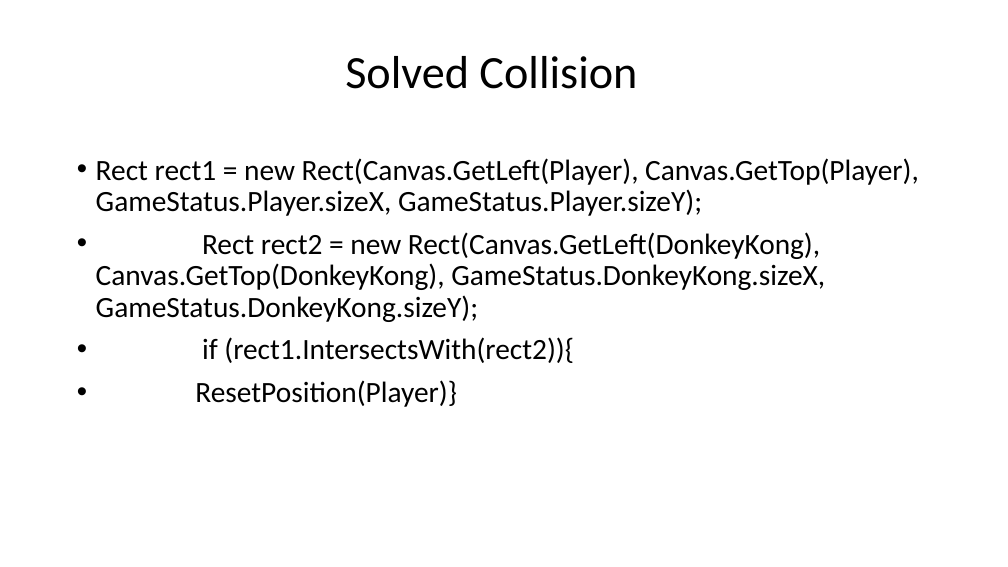
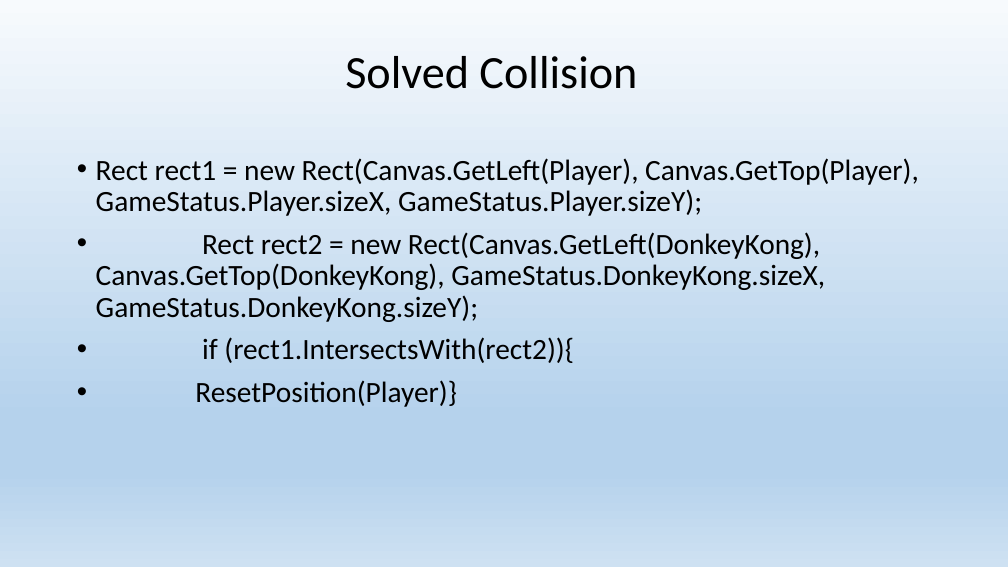
Before and after one commit to DrLandrov/BackToTheFutureGame, a slide deck: slide 10 of Presentation BTTF.pptx. Drawn at 1008x567 pixels with LibreOffice and Linux fonts; fonts in the diff are those of the drawing. Boxes give left, top, right and bottom in pixels: in the first picture for what was removed or moved away, otherwise in the second. Text is boxed around its words. In the diff, an @@ line names an element or a change of style, - is before the commit and + after.

```diff
--- a/Presentation BTTF.pptx
+++ b/Presentation BTTF.pptx
@@ background #FFFFFF to gradient #F7FAFD to #B5D2EC to #CEE1F2 @@
```
Also in this commit, not shown: 11 other slides changed.
